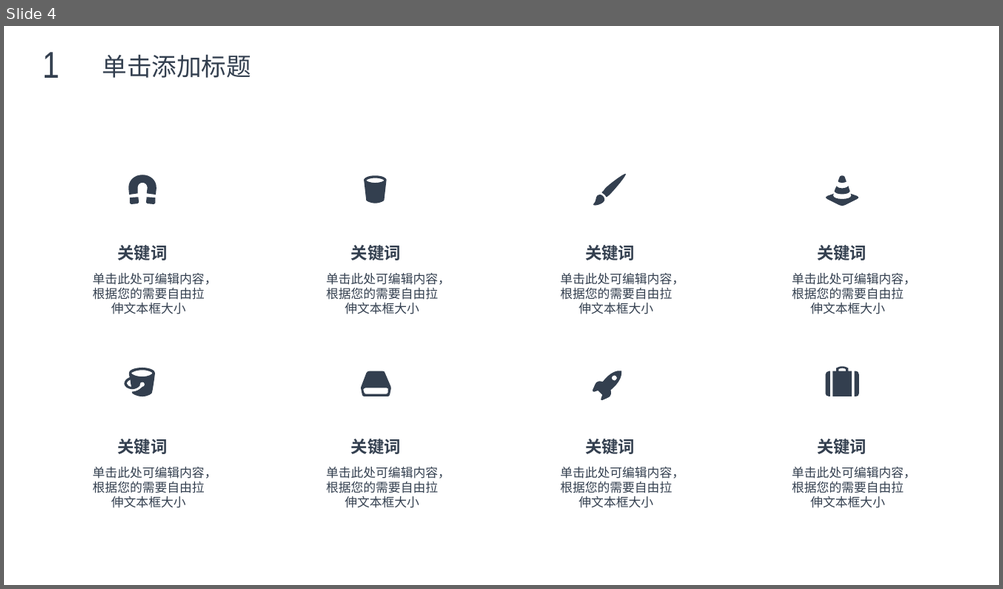
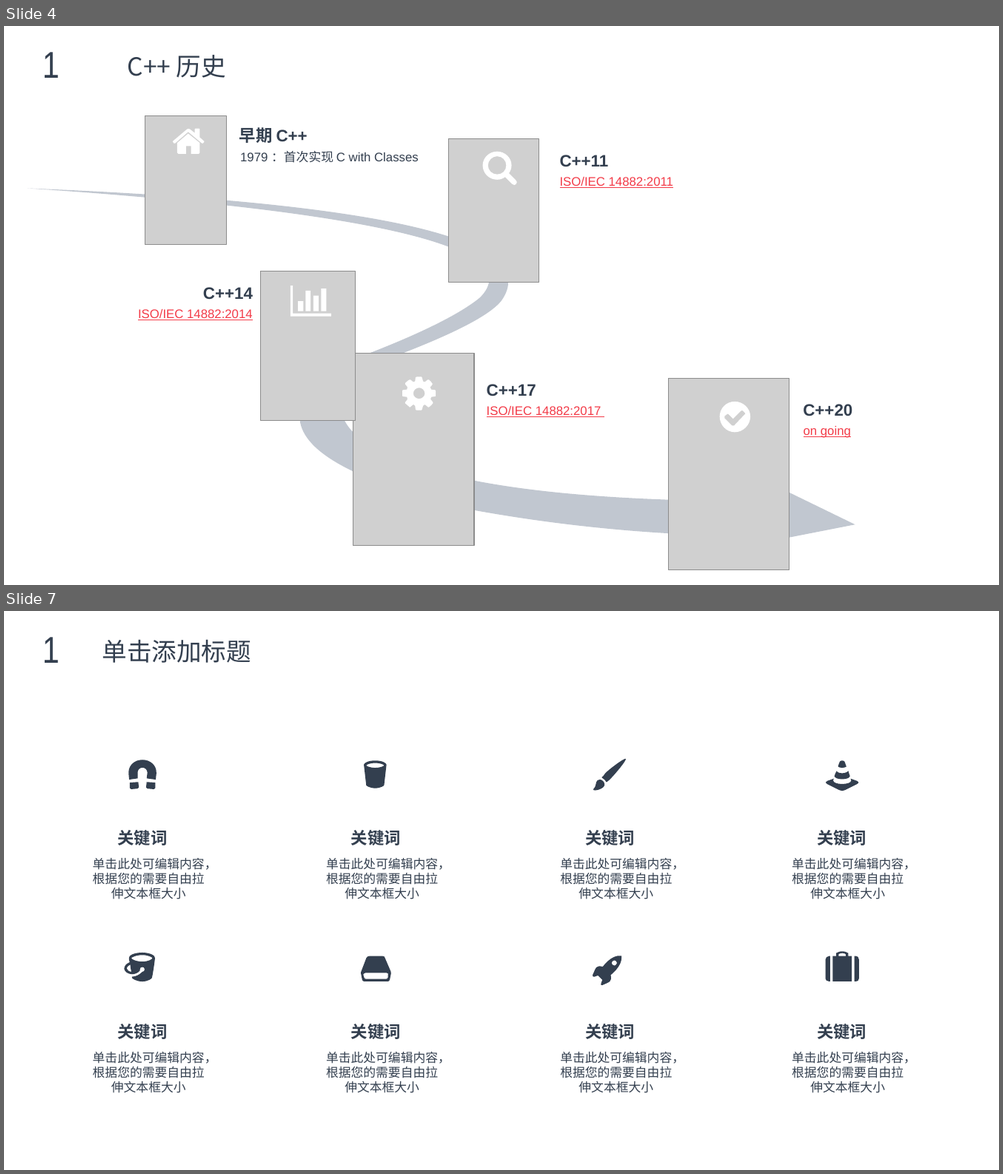
Before and after one commit to max4sharing/modern_cpp, a slide deck: C++11.pptx. Shown one above the other, each under a label of ours: slide 4 before the commit, slides 4 and 7 after it; the slides between them are not shown. The pictures are 1003x589 and 1003x1174 pixels, drawn with LibreOffice and Linux fonts; fonts in the diff are those of the drawing; grey boxes stand for pictures; background and template pictures are left out. Boxes give left, top, right and bottom in pixels: in the first picture for what was removed or moved away, otherwise in the second. Text is boxed around its words. In the diff, an @@ line names an element or a change of style, - is before the commit and + after.

```diff
--- a/C++11.pptx
+++ b/C++11.pptx
@@ slide 4 added at (4,26,999,585), background picture (left out) @@
@@ text added at (42,52,60,78), 36 pt, text #333F4F @@
+1
@@ text added at (128,55,226,78), 24 pt, text #333F4F @@
+C++ 历史
@@ picture added at (145,116,226,245) @@
@@ freeform shape added at (173,129,204,154), fill #FFFFFF @@
@@ text added at (239,127,307,143), 16 pt, text #333F4F, bold @@
+早期 C++
@@ text added at (240,151,418,163), 12 pt, text #333F4F @@
+1979 ：首次实现 C with Classes
@@ picture added at (448,138,538,283) @@
@@ freeform shape added at (482,151,517,185), fill #FFFFFF @@
@@ text added at (560,155,609,167), 16 pt, text #333F4F, bold @@
+C++11
@@ text added at (560,177,673,188), 12 pt, text #F33B48, underline @@
+ISO/IEC 14882:2011
@@ freeform shape added at (27,189,854,554), fill #C1C7D0 @@
@@ text added at (203,287,253,300), 16 pt, text #333F4F, bold @@
+C++14
@@ picture added at (261,272,356,421) @@
@@ freeform shape added at (290,286,332,316), fill #FFFFFF @@
@@ text added at (138,309,253,321), 12 pt, text #F33B48, underline @@
+ISO/IEC 14882:2014
@@ picture added at (353,354,474,545) @@
@@ freeform shape added at (402,378,436,411), fill #FFFFFF @@
@@ picture added at (669,379,790,571) @@
@@ text added at (486,384,536,397), 16 pt, text #333F4F, bold @@
+C++17
@@ freeform shape added at (720,402,750,432), fill #FFFFFF @@
@@ text added at (486,406,601,417), 12 pt, text #F33B48, underline @@
+ISO/IEC 14882:2017
@@ text added at (802,404,852,416), 16 pt, text #333F4F, bold @@
+C++20
@@ text added at (803,426,851,438), 12 pt, text #F33B48, underline @@
+on going
@@ what was slide 4 is now slide 7 @@
```
Also in this commit, not shown: 1 slide changed, 4 other slides added, 1 slide removed.
